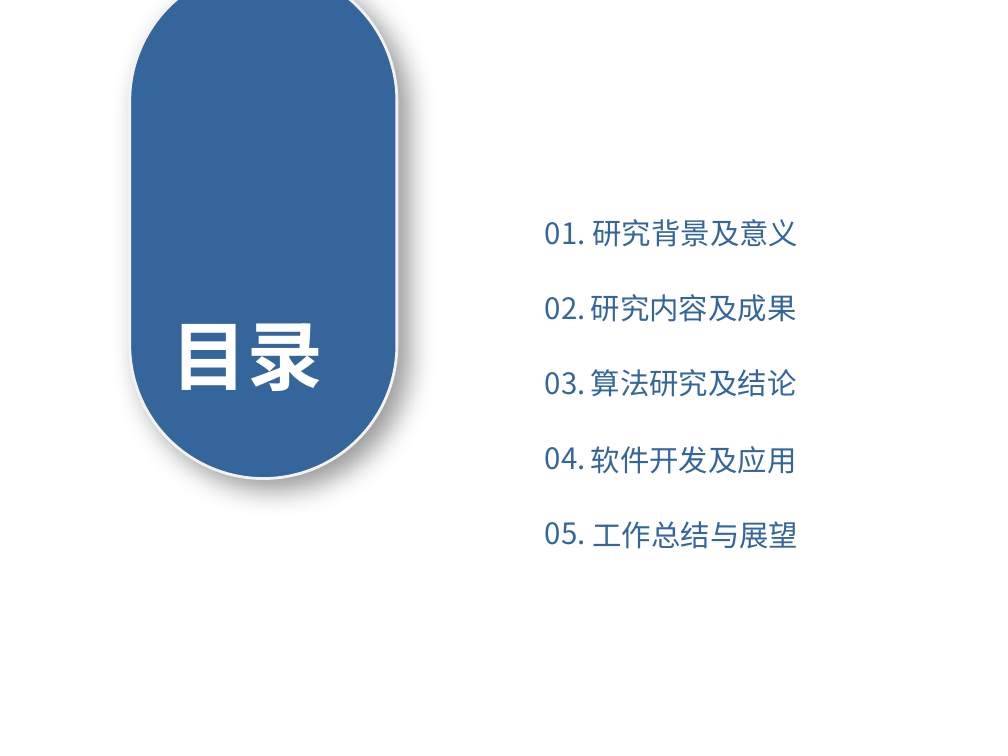
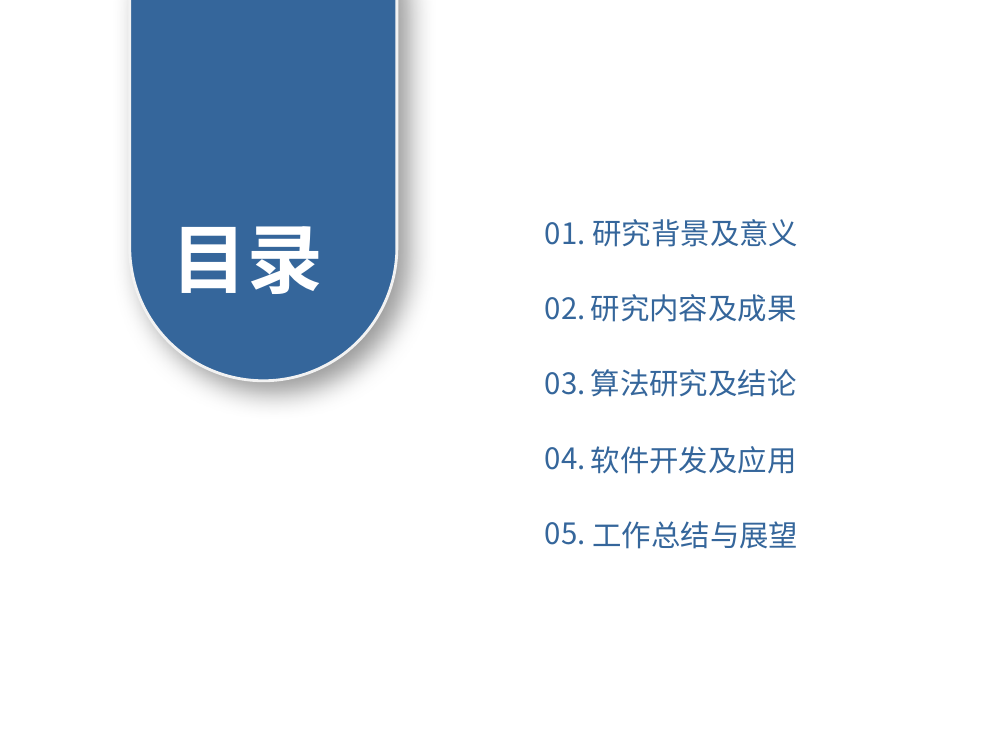
Before and after one commit to zhongdeming428/graduation-design, a slide deck: slide 2 of 阶段性报告/毕设答辩.pptx. Drawn at 1008x756 pixels with LibreOffice and Linux fonts; fonts in the diff are those of the drawing. Boxes give left, top, right and bottom in pixels: in the first picture for what was removed or moved away, otherwise in the second. Text is boxed around its words. In the diff, an @@ line names an element or a change of style, - is before the commit and + after.

```diff
--- a/阶段性报告/毕设答辩.pptx
+++ b/阶段性报告/毕设答辩.pptx
@@ rounded rectangle: place and size @@
-rounded rectangle at [130,0,397,479]
+rounded rectangle at [130,0,397,381]
@@ text "目录": place and size @@
-text "目录" at [172,323,323,391]
+text "目录" at [172,226,323,294]
```
Also in this commit, not shown: 17 other slides changed, 3 slides added, 4 slides removed.
